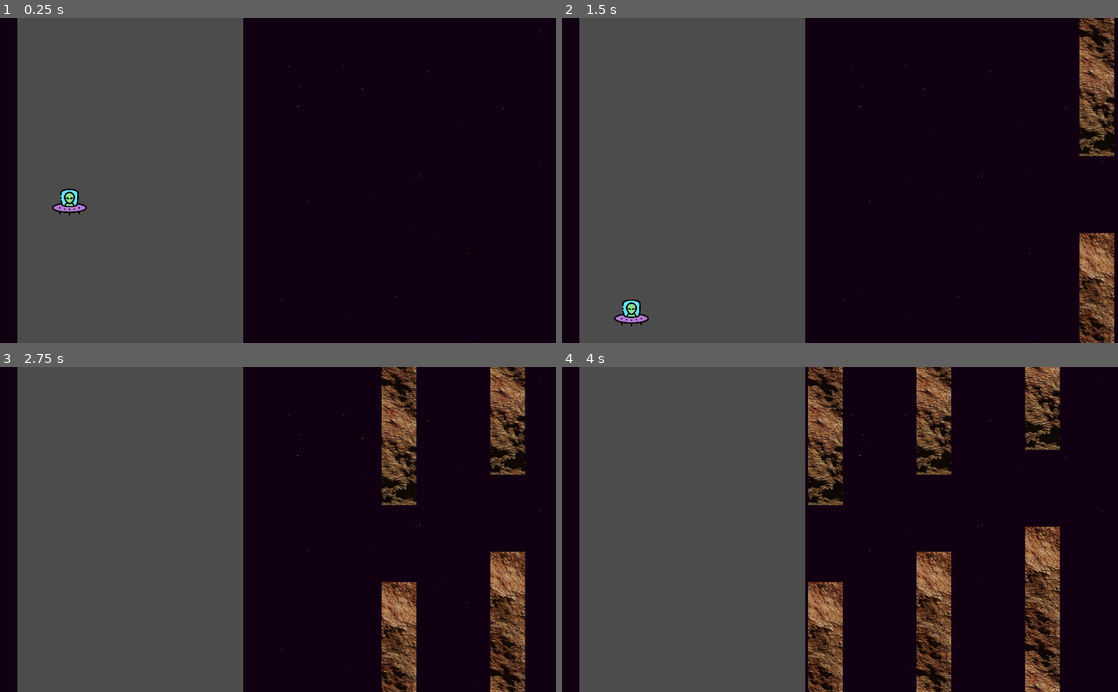
Above: before the commit, frames 1-4 (two rows, left to right).
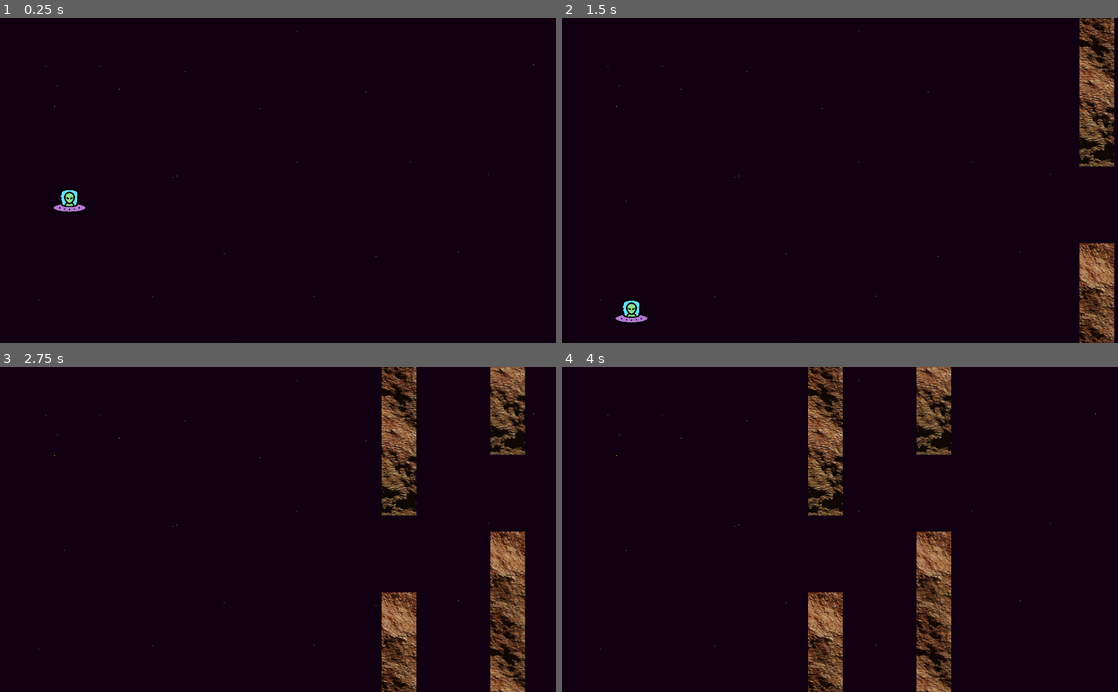
Above: after the commit, the same moments.

Repository: Chamerli-sh/Flappy-Things
Game: Godot game, scene res://World/World.tscn
The game is run twice, just before and just after one commit, with the same random seed, the same clock (stepped at 60 frames per second) and the same inputs. The project has no main scene, so this scene is started directly.
Inputs:
- Up to frame 1 (0.25 s): no input
- Up to frame 2 (1.5 s): tap Up (jump) at 0.77 s
- Up to frame 3 (2.75 s): tap Up (jump) at 1.52 s
- Up to frame 4 (4 s): tap Up (jump) at 3.02, 3.77 s

The runs differ from the first frame. In frame 1, 40% of the frame differs, in the area x 3-98%, y 0-100%; in frame 2, 44%; in frame 3, 48%; in frame 4, 52%.

Commit message:
Adding the Score system and the global singleton

Diff:
--- /dev/null
+++ b/Global.gd
@@ -0,0 +1,7 @@
+extends Node2D
+
+var score = 0
+var high_score = 0
+
+func add_score(score):
+	score += score
--- a/Pipe/Pipe.gd
+++ b/Pipe/Pipe.gd
@@ -4,3 +4,10 @@
 
 func _process(delta):
 	translate(Vector2.LEFT * delta * MOVE_SPEED)
+
+func _on_Pipe_body_entered(body):
+	add_score()
+	pass
+
+func add_score():
+	Global.add_score(1)
--- a/Pipe/Pipe.tscn
+++ b/Pipe/Pipe.tscn
@@ -44,6 +44,8 @@
 position = Vector2( 0, -18 )
 shape = SubResource( 1 )
 
-[node name="CollisionShape2D" type="CollisionShape2D" parent="."]
+[node name="ScorePoint" type="CollisionShape2D" parent="."]
 position = Vector2( 0, -72 )
 shape = SubResource( 2 )
+
+[connection signal="body_entered" from="." to="." method="_on_Pipe_body_entered"]
--- a/World/PipeSpawner.gd
+++ b/World/PipeSpawner.gd
@@ -2,6 +2,8 @@
 
 onready var pipe_node = preload("res://Pipe/Pipe.tscn")
 var y = 0
+const MAX_Y = 132
+const MIN_Y = -132
 
 func spawn(y):
 	var pipe = pipe_node.instance()
@@ -9,6 +11,10 @@
 	pipe.global_position.y = y
 
 func _on_Timer_timeout():
-	y = rand_range(y - 64, y + 64)
-	spawn(y)
-	print(y)
+	y = rand_range(y - 128, y + 128)
+	if y > MAX_Y:
+		y = MAX_Y
+	elif y < MIN_Y:
+		y = MIN_Y
+	else:
+		spawn(y)
--- a/World/World.tscn
+++ b/World/World.tscn
@@ -22,10 +22,8 @@
 [node name="ParallaxBackground" type="ParallaxBackground" parent="."]
 
 [node name="ParallaxLayer" type="ParallaxLayer" parent="ParallaxBackground"]
-motion_mirroring = Vector2( 1440, 0 )
 
 [node name="Background" type="Sprite" parent="ParallaxBackground/ParallaxLayer"]
-position = Vector2( 448, 0 )
 texture = ExtResource( 1 )
 
 [connection signal="timeout" from="PipeSpawner/Timer" to="PipeSpawner" method="_on_Timer_timeout"]
--- a/project.godot
+++ b/project.godot
@@ -12,6 +12,10 @@
 
 config/name="Flappy-Things"
 config/icon="res://Player/Player.png"
+
+[autoload]
+
+Global="*res://Global.gd"
 
 [input]
 
